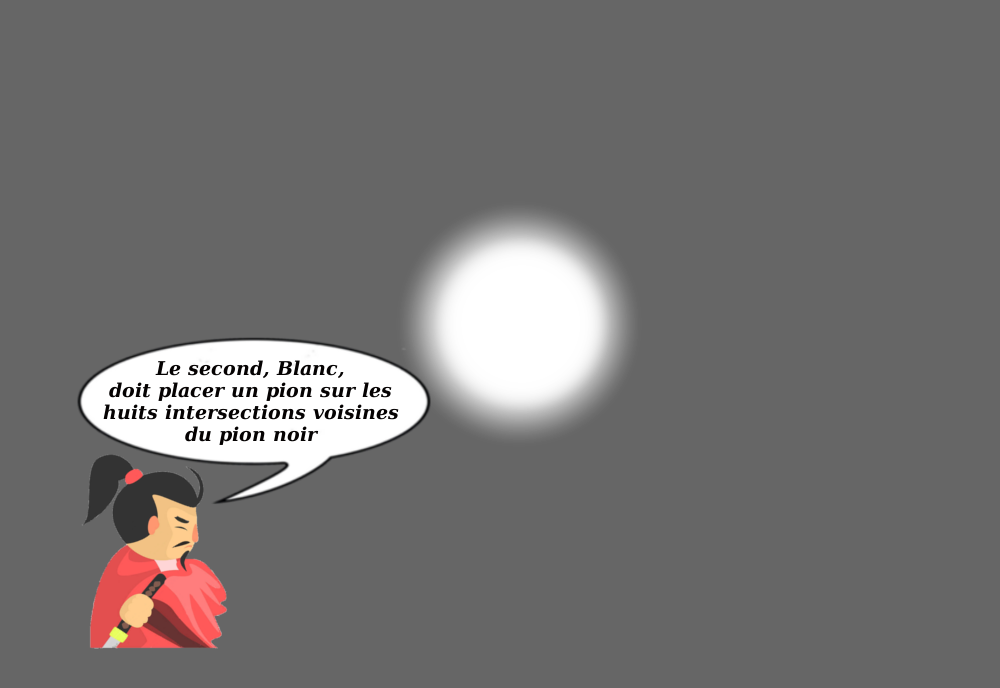
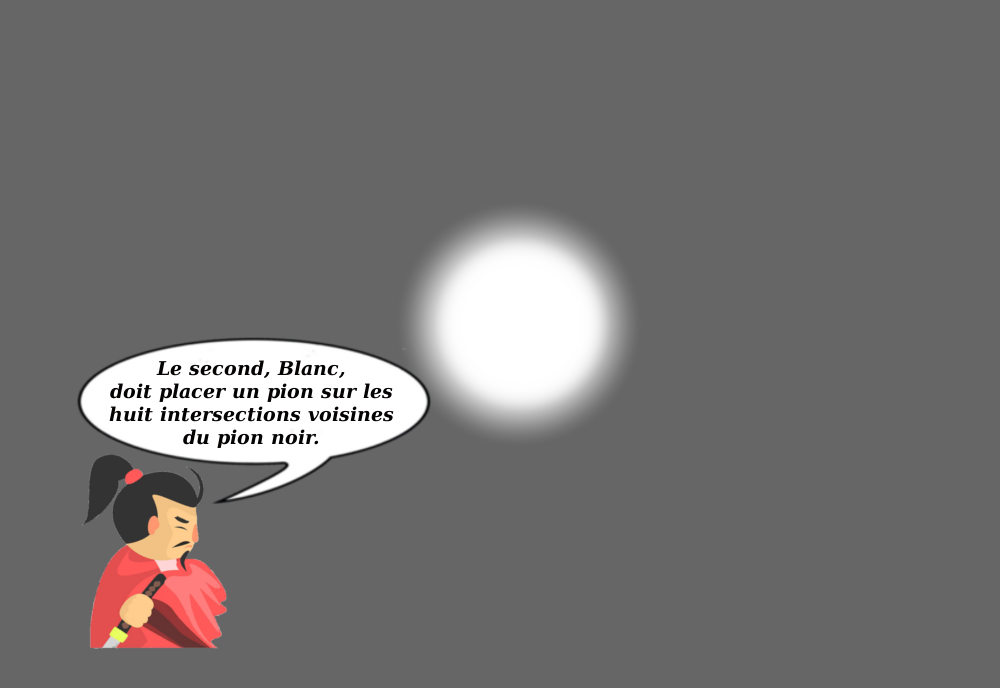
Before/after of a 1000×688 layered artwork. What changed in the layer stack:
painted on "Le second, Blanc, ..." over [103,360,399,448]
